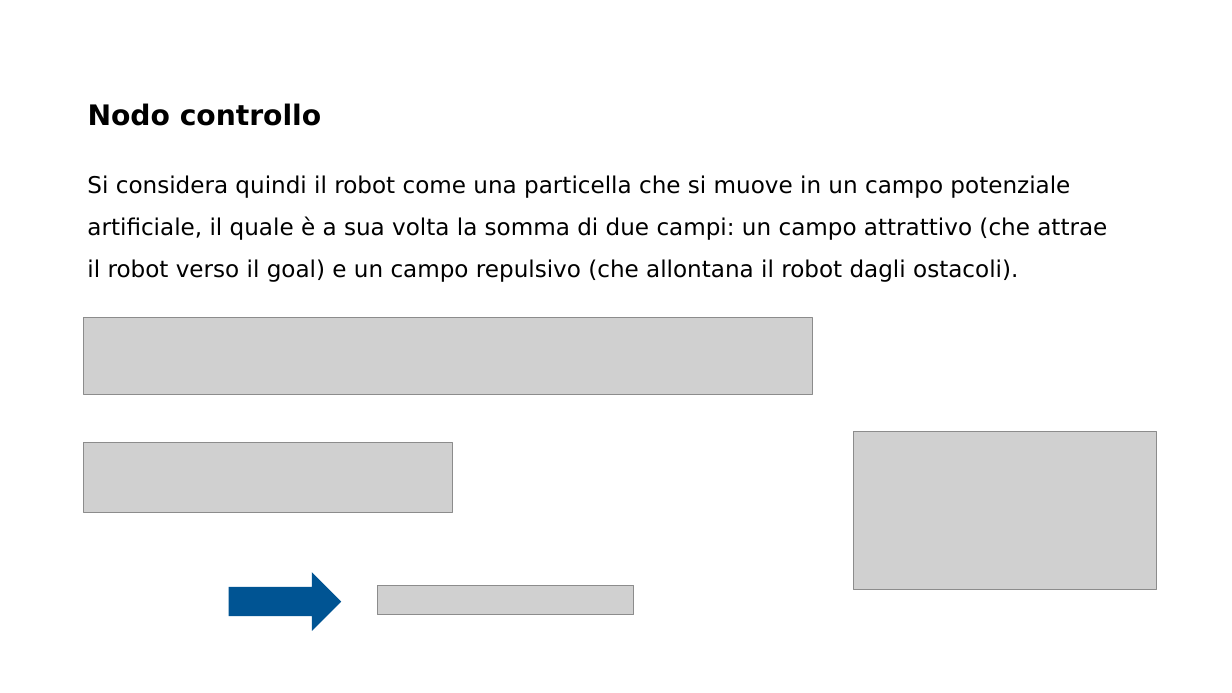
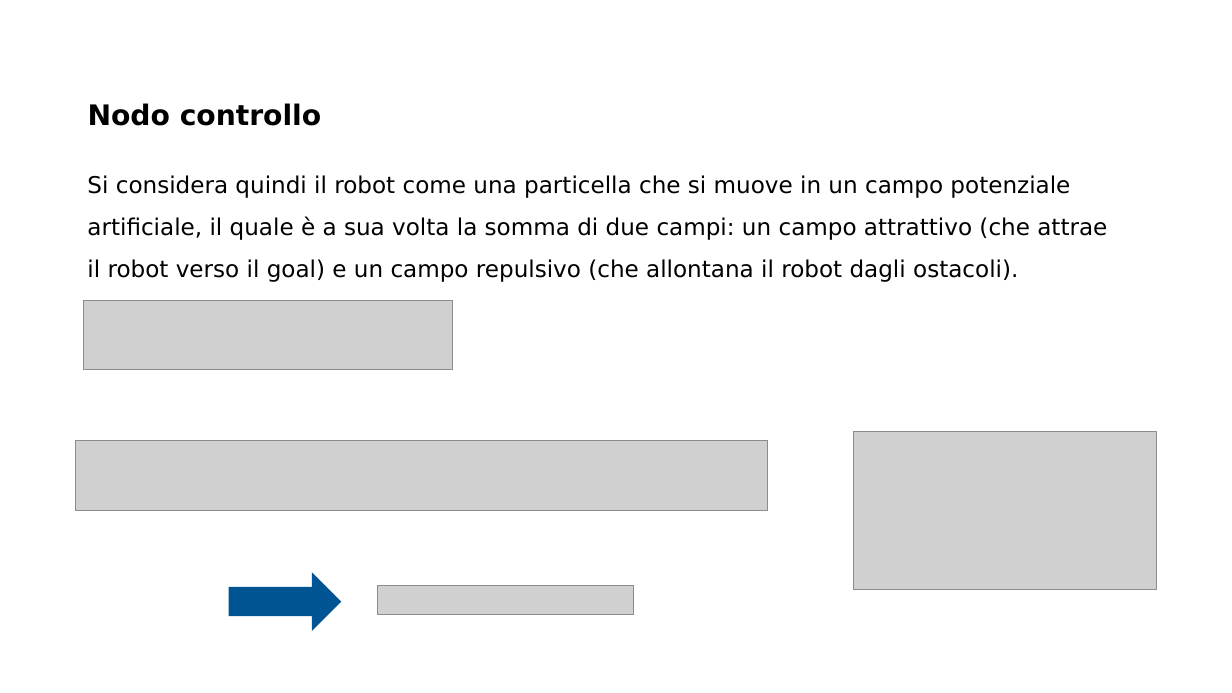
Before and after one commit to MarcoMinarelli/Rover_LabAuto, a slide deck: slide 8 of Presentazione LabAuto.pptx. Drawn at 1232x693 pixels with LibreOffice and Linux fonts; fonts in the diff are those of the drawing; grey boxes stand for pictures; background and template pictures are left out. Boxes give left, top, right and bottom in pixels: in the first picture for what was removed or moved away, otherwise in the second. Text is boxed around its words. In the diff, an @@ line names an element or a change of style, - is before the commit and + after.

```diff
--- a/Presentazione LabAuto.pptx
+++ b/Presentazione LabAuto.pptx
@@ picture moved from (x1=83, y1=443, x2=453, y2=512) to (x1=83, y1=300, x2=453, y2=370) @@
@@ picture removed at (x1=83, y1=318, x2=812, y2=395) @@
@@ picture added at (x1=76, y1=441, x2=768, y2=510) @@
```
Also in this commit, not shown: 4 other slides changed.
